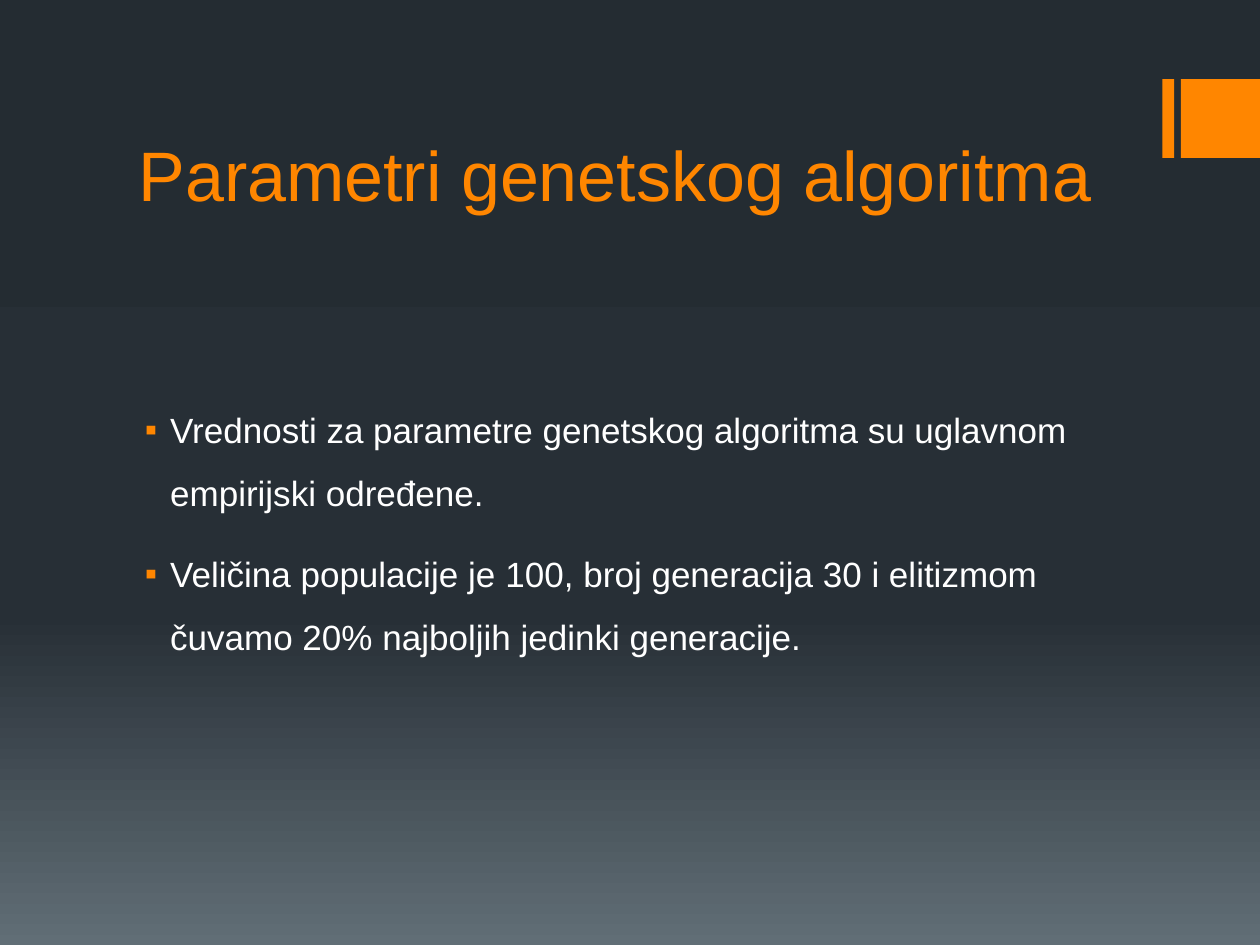
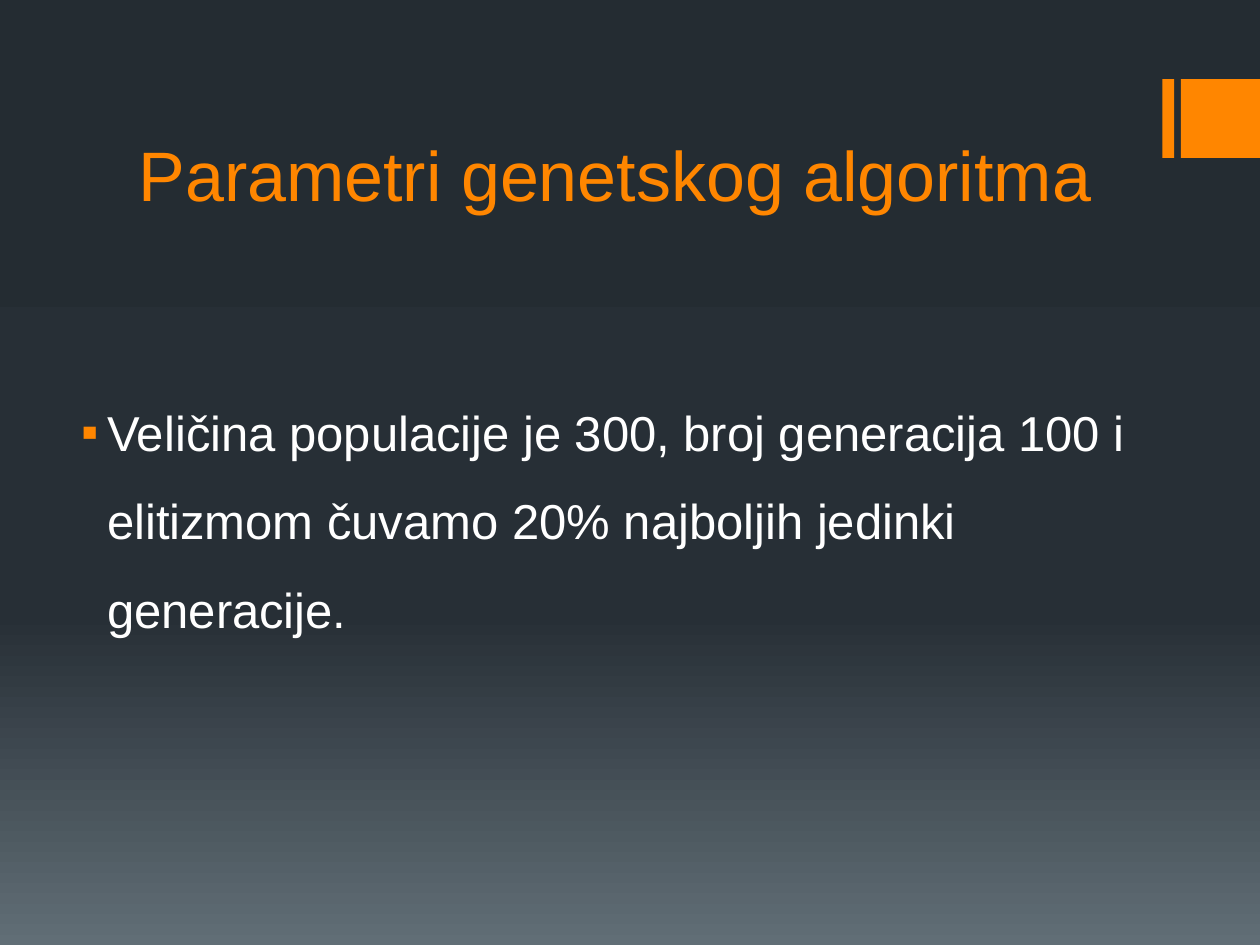
Before and after one commit to erminskrijelj/RI_projekat, a slide deck: slide 8 of Documentations/GA.pptx. Drawn at 1260x945 pixels with LibreOffice and Linux fonts; fonts in the diff are those of the drawing. Boxes give left, top, right and bottom in pixels: in the first picture for what was removed or moved away, otherwise in the second. Text is boxed around its words. In the diff, an @@ line names an element or a change of style, - is before the commit and + after.

```diff
--- a/Documentations/GA.pptx
+++ b/Documentations/GA.pptx
@@ text at (x1=107, y1=415, x2=1125, y2=638): text changed; size 20 to 28 pt @@
-▪ Vrednosti za parametre genetskog algoritma su uglavnom empirijski određene.
-▪ Veličina populacije je 100, broj generacija 30 i elitizmom čuvamo 20% najboljih jedinki generacije.
+▪ Veličina populacije je 300, broj generacija 100 i elitizmom čuvamo 20% najboljih jedinki generacije.
```
Also in this commit, not shown: 5 other slides changed, 7 slides added, 3 slides removed, 4 other files.
